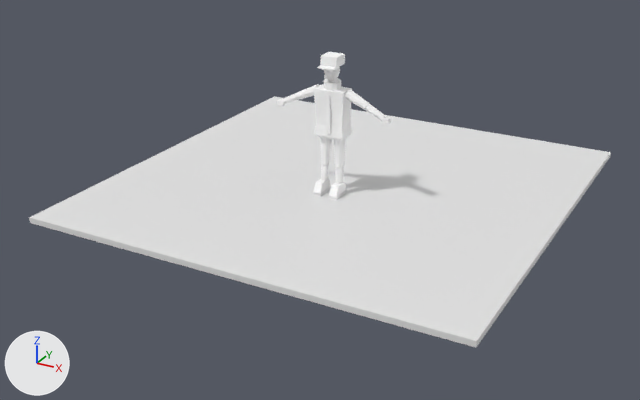
A saved change to the Blender file ArtSource/Pedestrians/Blender/LastRouteFerryman3D.blend.
Before and after are seen from a 50 mm camera at (4.8, -9.05, 4.37) aimed at (-0.09, -0.16, -0.08). The lights are fixed; the arrows at lower left show +X, +Y and +Z. The first picture is the older version.

Names of what the first picture shows: 'CLO_CoatChest', 'PreviewGround' and 22 more.
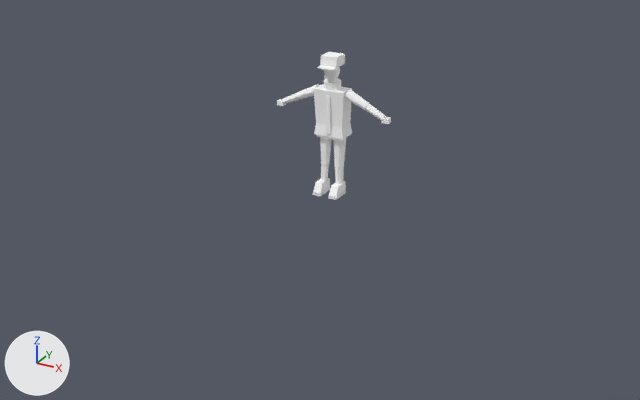
Boxes (x1, y1, x2, y2) around the edits, measured in the pictures (640 x 400 px):
'PreviewGround', deleted: before (29, 96, 611, 348)

Patch to the scene script:
```diff
--- a/ArtSource/Pedestrians/Blender/LastRouteFerryman3D.blend.py
+++ b/ArtSource/Pedestrians/Blender/LastRouteFerryman3D.blend.py
@@ ob_previewground @@
-ob_previewground = bpy.data.objects.new('PreviewGround', me_previewground_mesh)
-ob_previewground.location = (0.0, 0.0, 0.0)
```
